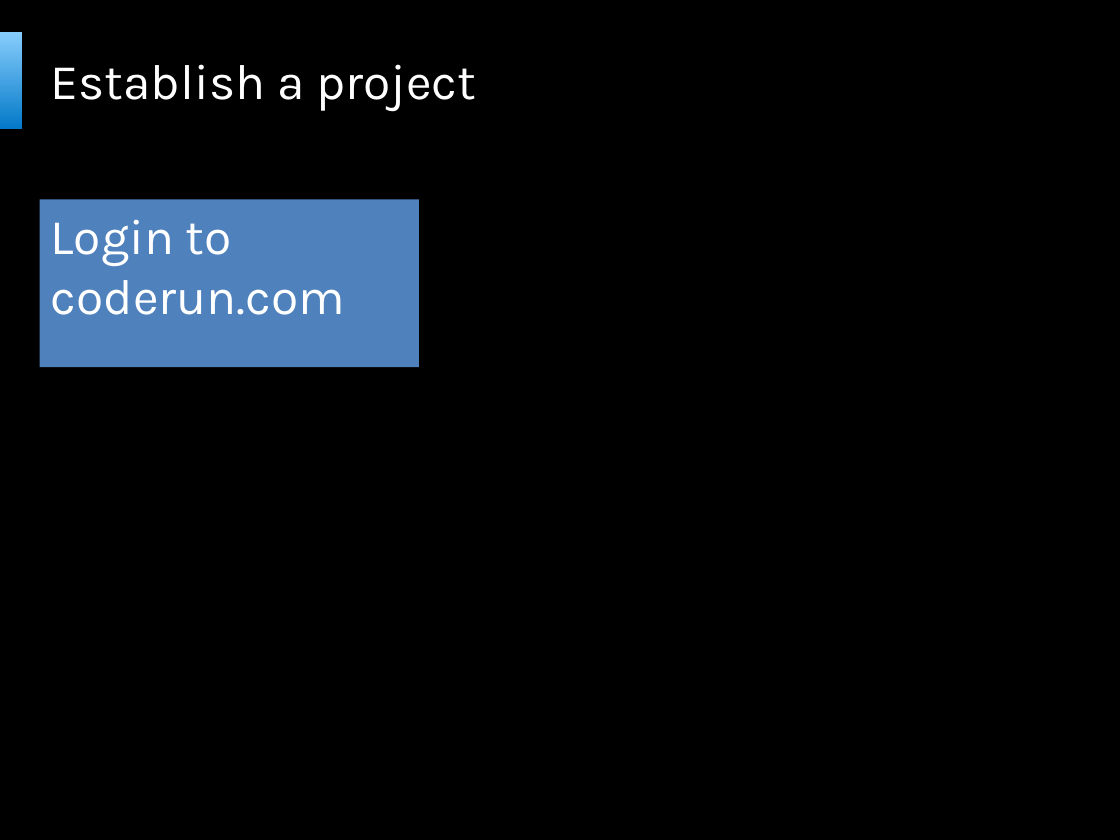
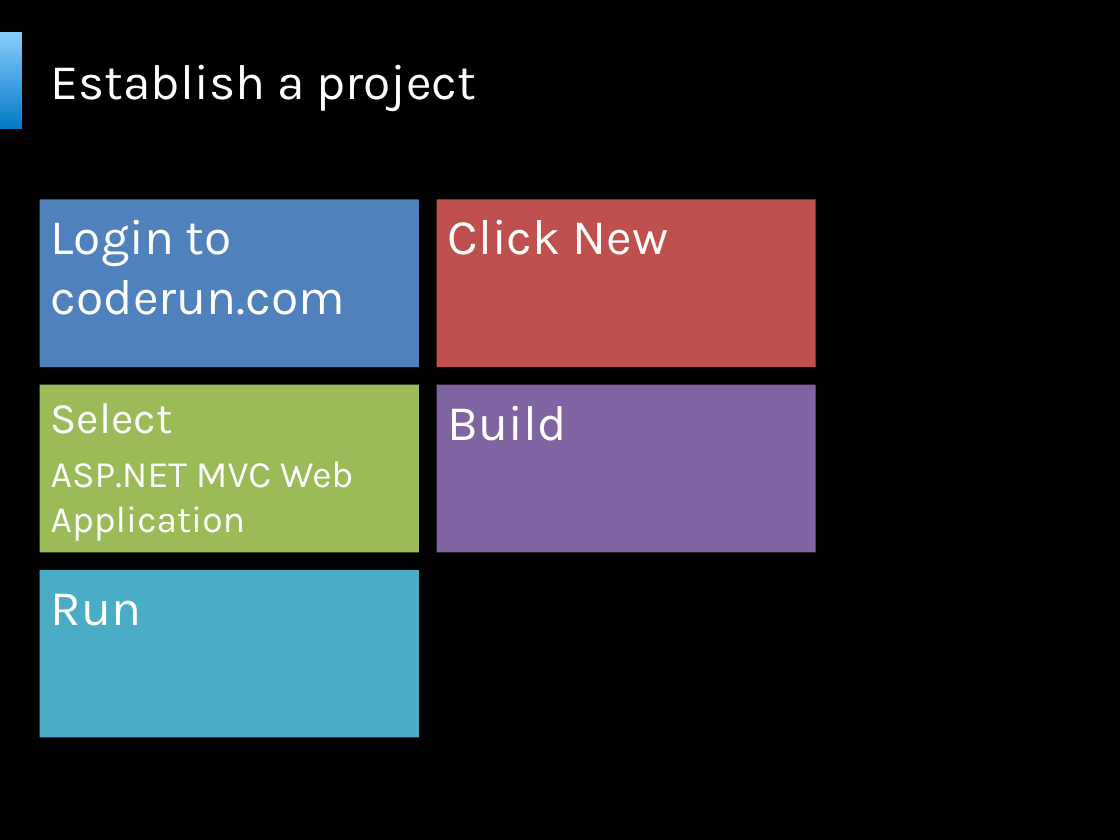
Before and after one commit to bartekwasielak/Presentation, a slide deck: slide 19 of Programming Made Easy.pptx. Drawn at 1120x840 pixels with LibreOffice and Linux fonts; fonts in the diff are those of the drawing; background and template pictures are left out. Boxes give left, top, right and bottom in pixels: in the first picture for what was removed or moved away, otherwise in the second. Text is boxed around its words. In the diff, an @@ line names an element or a change of style, - is before the commit and + after.

```diff
--- a/Programming Made Easy.pptx
+++ b/Programming Made Easy.pptx
@@ text added at [437,199,816,367], fill #C0504D, 32 pt, text #FFFFFF @@
+Click New
@@ text added at [39,385,419,553], fill #9BBB59, 24 pt, text #FFFFFF @@
+Select
+ASP.NET MVC Web Application
@@ text added at [437,385,816,553], fill #8064A2, 32 pt, text #FFFFFF @@
+Build
@@ text added at [39,570,419,738], fill #4BACC6, 32 pt, text #FFFFFF @@
+Run
```
Also in this commit, not shown: 12 other slides changed, 1 slide added, 1 slide removed, 1 other file.
